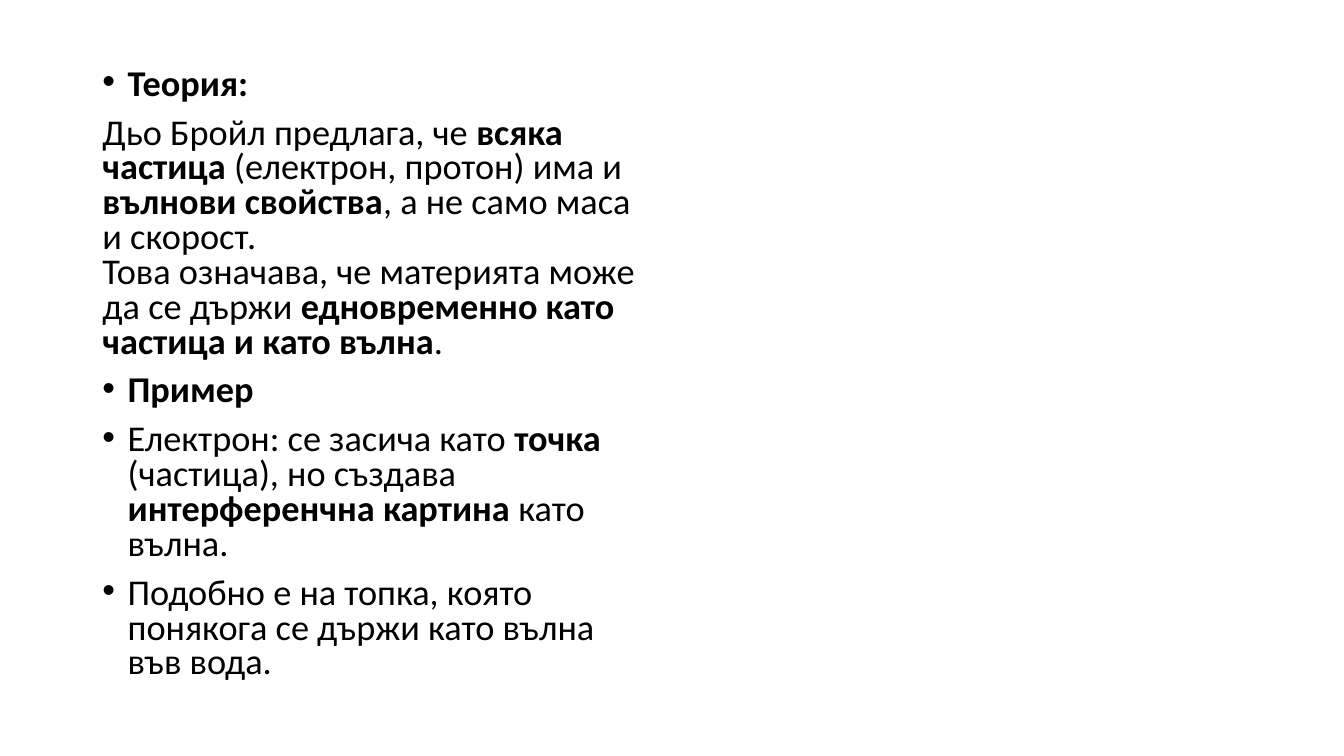
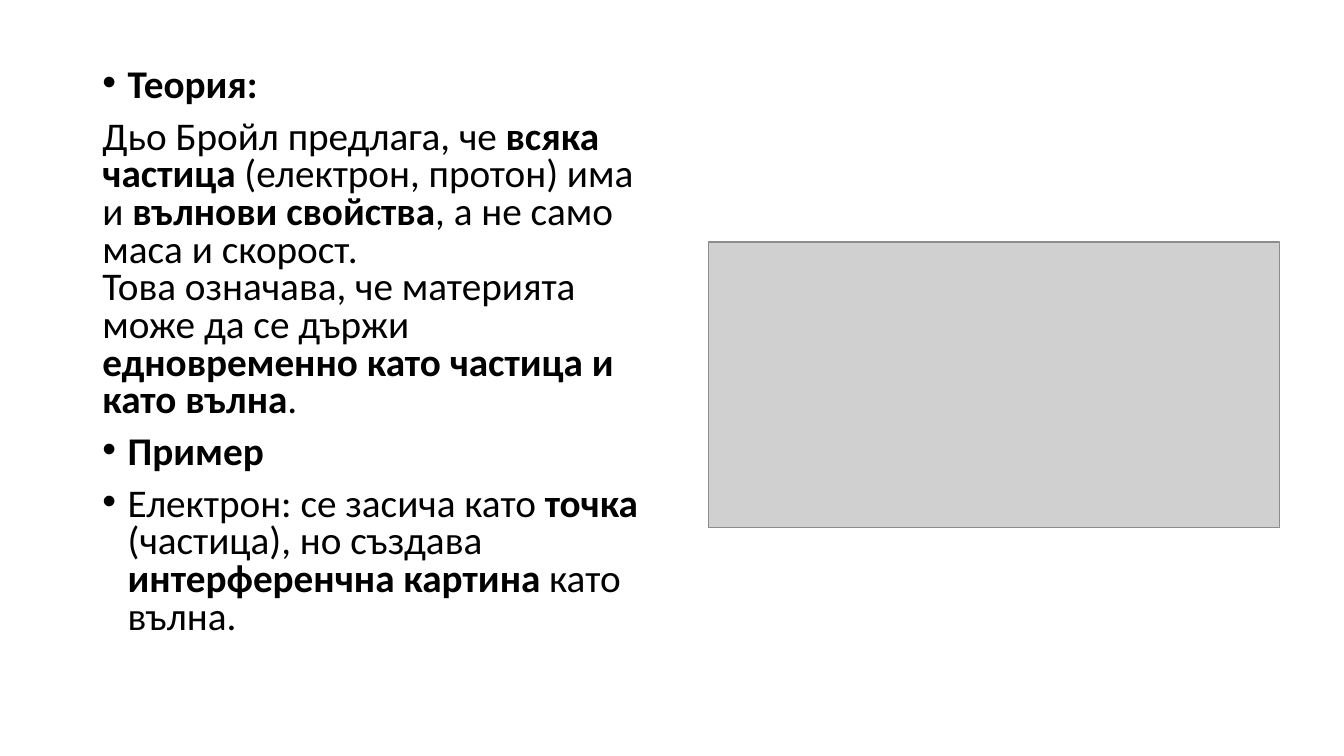
Before and after one commit to LAB5fire/PPQM, a slide deck: slide 9 of kvantova vizika.pptx. Drawn at 1344x756 pixels with LibreOffice and Linux fonts; fonts in the diff are those of the drawing; grey boxes stand for pictures. Boxes give left, top, right and bottom in pixels: in the first picture for what was removed or moved away, otherwise in the second. Text is boxed around its words. In the diff, an @@ line names an element or a change of style, - is before the commit and + after.

```diff
--- a/kvantova vizika.pptx
+++ b/kvantova vizika.pptx
@@ text "Теория:" at (102, 72, 638, 631): size 25.9 to 28 pt @@
@@ picture added at (709, 242, 1280, 527) @@
@@ text at (128, 580, 595, 680): paragraph removed @@
-• Подобно е на топка, която понякога се държи като вълна във вода.
```
Also in this commit, not shown: 1 other slide changed, 6 slides added, 3 other files.
